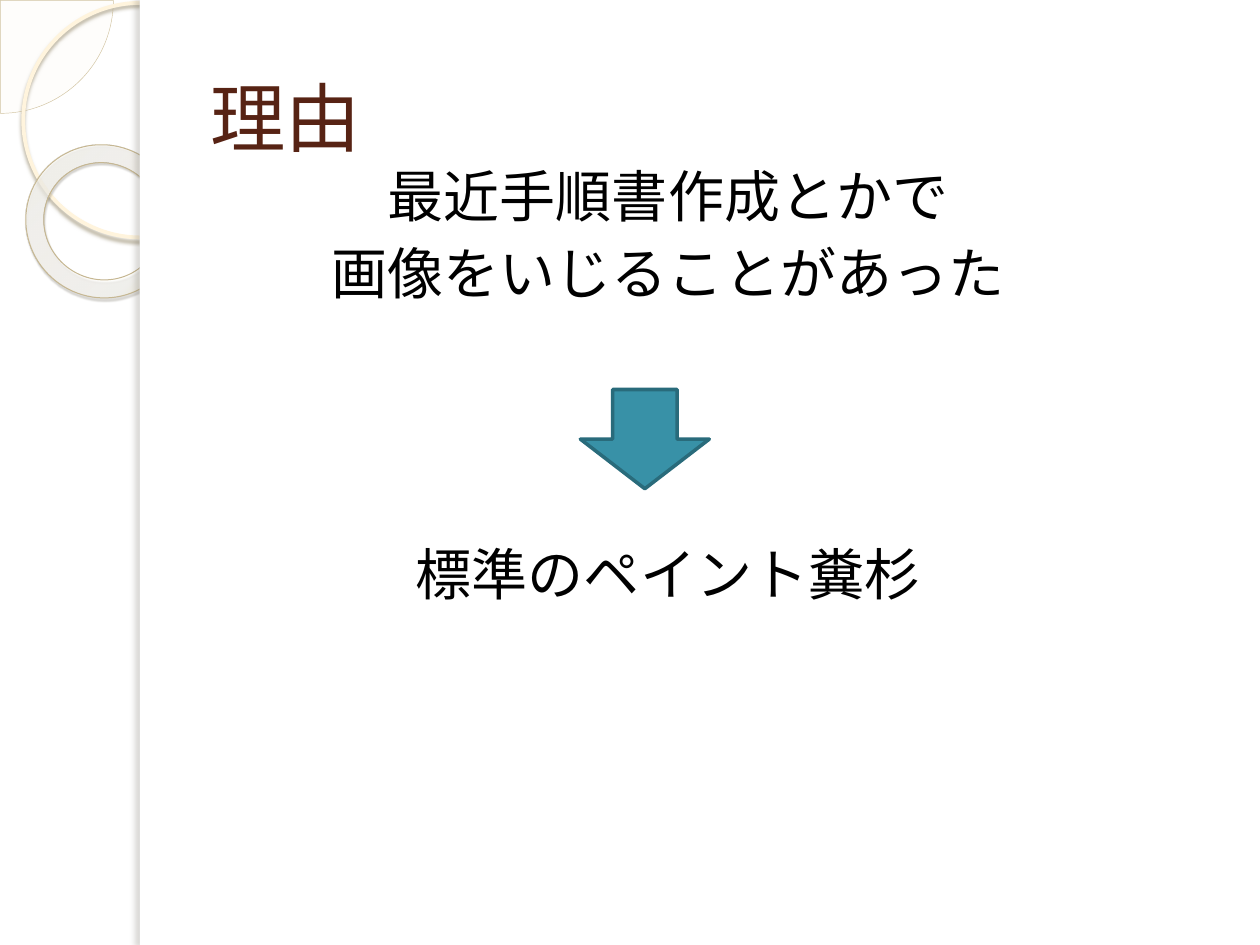
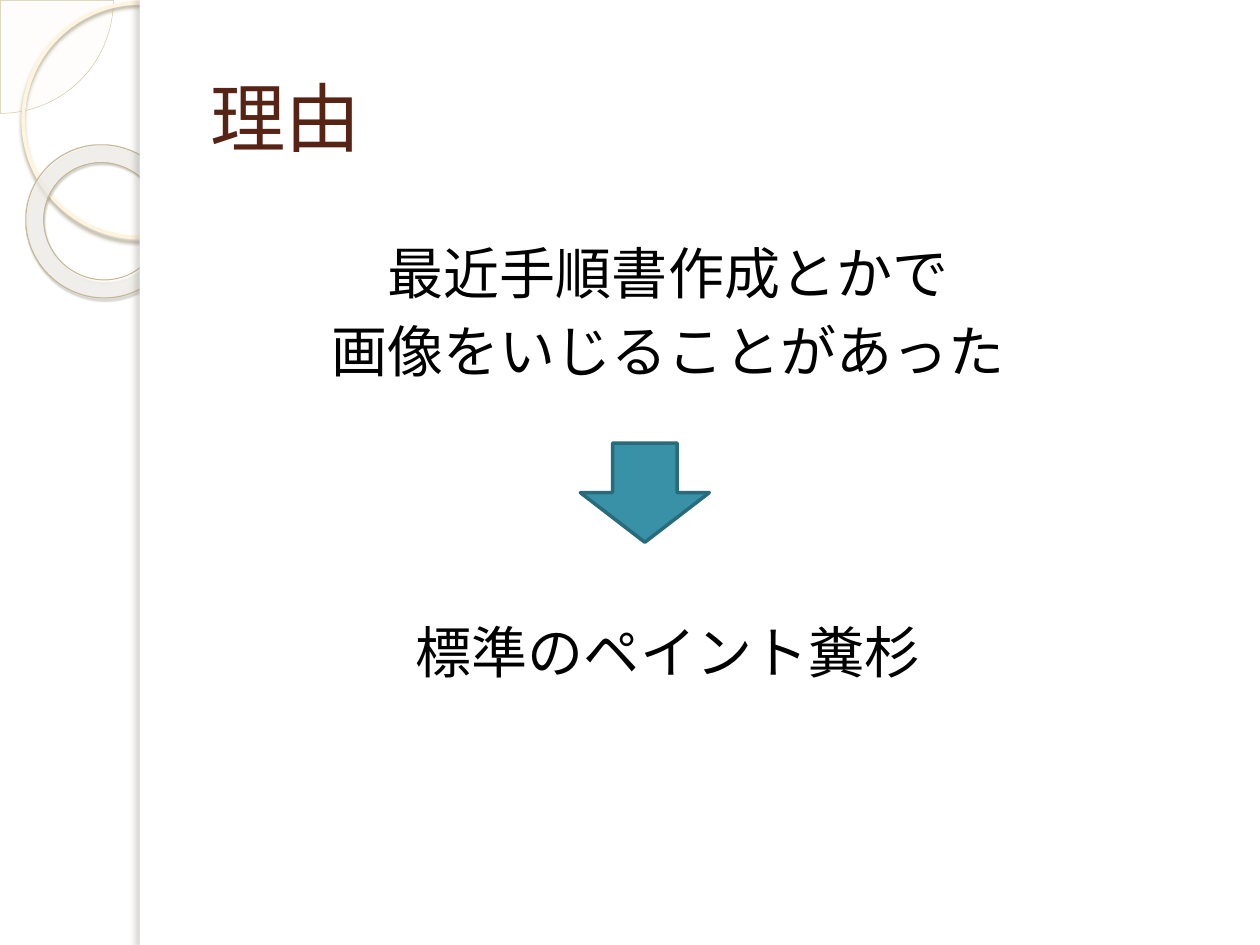
Before and after one commit to yuridonus/FEstudy, a slide deck: slide 3 of gimp.pptx. Drawn at 1260x945 pixels with LibreOffice and Linux fonts; fonts in the diff are those of the drawing; background and template pictures are left out. Boxes give left, top, right and bottom in pixels: in the first picture for what was removed or moved away, otherwise in the second. Text is boxed around its words. In the diff, an @@ line names an element or a change of style, - is before the commit and + after.

```diff
--- a/gimp.pptx
+++ b/gimp.pptx
@@ title "理由" at box(210, 82, 360, 152): font Calibri to Noto Sans CJK JP @@
@@ text "最近手順書作成とかで" at box(332, 247, 1004, 678): font Calibri to Noto Sans CJK JP @@
@@ down arrow: place and size @@
-down arrow at box(581, 389, 709, 489)
+down arrow at box(581, 444, 709, 543)
```
Also in this commit, not shown: 16 other slides changed, 6 slides added, 3 slides removed, 1 other file.
